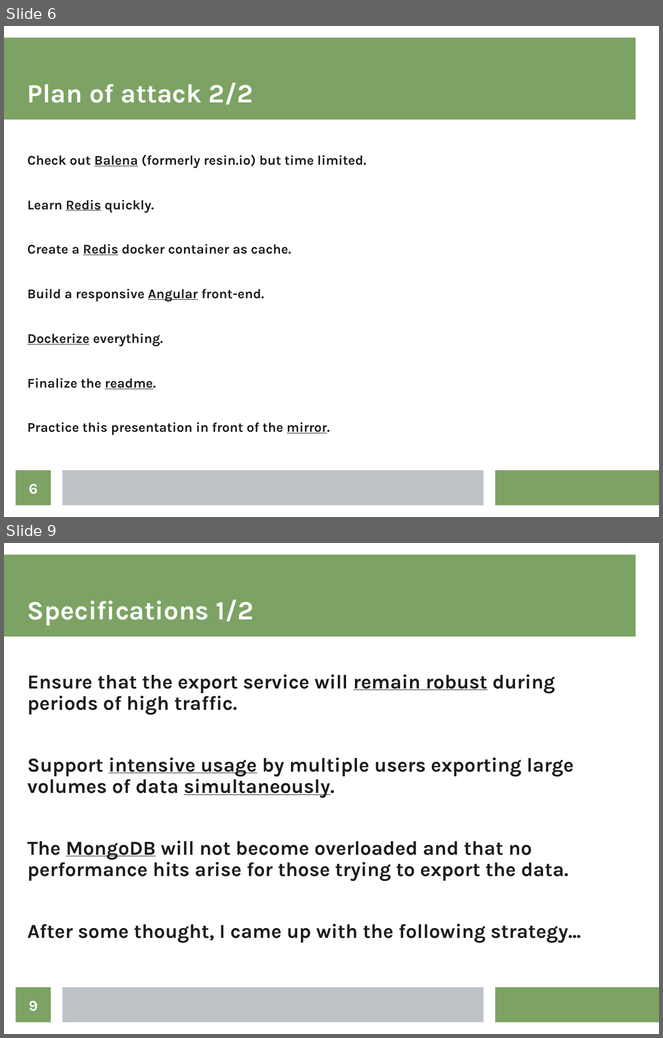
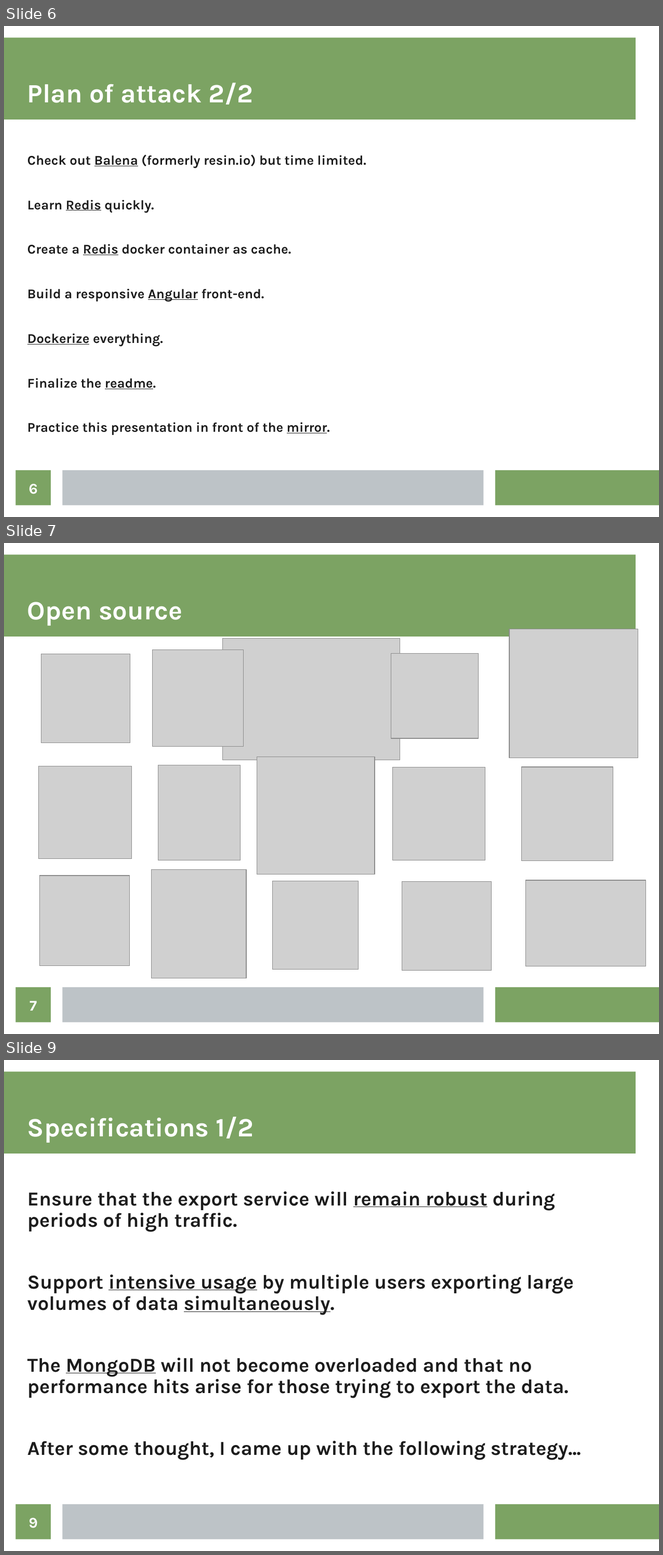
Before and after one commit to kgish/viriciti-assignment-export, a slide deck: presentation/presentation.odp. Shown one above the other, each under a label of ours: slides 6 and 9 before the commit, slides 6, 7 and 9 after it; the slides between them are not shown. The pictures are 663x1038 and 663x1555 pixels, drawn with LibreOffice and Linux fonts; fonts in the diff are those of the drawing; grey boxes stand for pictures. Boxes give left, top, right and bottom in pixels: in the first picture for what was removed or moved away, otherwise in the second. Text is boxed around its words. In the diff, an @@ line names an element or a change of style, - is before the commit and + after.

```diff
--- a/presentation/presentation.odp
+++ b/presentation/presentation.odp
@@ slide 7 added at [4, 543, 659, 1034], background #FFFFFF; not listed: 3 template elements that a slide beside it also shows @@
@@ title added at [27, 602, 182, 626], 32 pt, text #FFFFFF, bold @@
+Open source
@@ picture added at [509, 629, 638, 758] @@
@@ picture added at [153, 650, 244, 746] @@
@@ picture added at [223, 638, 400, 760] @@
@@ picture added at [41, 654, 130, 743] @@
@@ picture added at [391, 654, 478, 739] @@
@@ picture added at [257, 757, 375, 875] @@
@@ picture added at [38, 767, 132, 859] @@
@@ picture added at [158, 766, 240, 861] @@
@@ picture added at [393, 768, 486, 861] @@
@@ picture added at [522, 767, 613, 861] @@
@@ picture added at [152, 870, 246, 979] @@
@@ picture added at [40, 876, 130, 966] @@
@@ picture added at [273, 882, 358, 970] @@
@@ picture added at [402, 882, 492, 971] @@
@@ picture added at [526, 880, 646, 967] @@
@@ page number added at [16, 988, 51, 1023], fill #7CA363, 18 pt, text #FFFFFF, bold @@
+7
```
Also in this commit, not shown: 5 slides changed, 1 slide removed, 22 other files.
